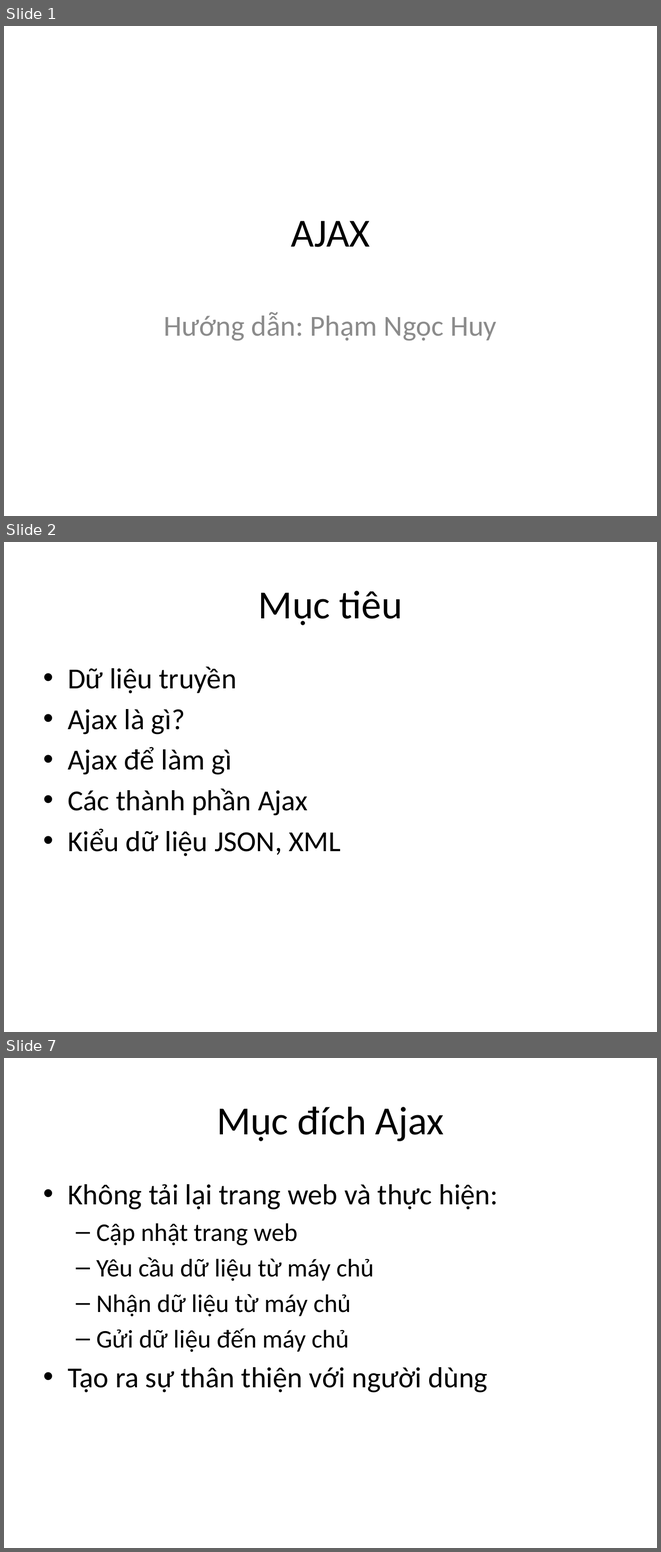
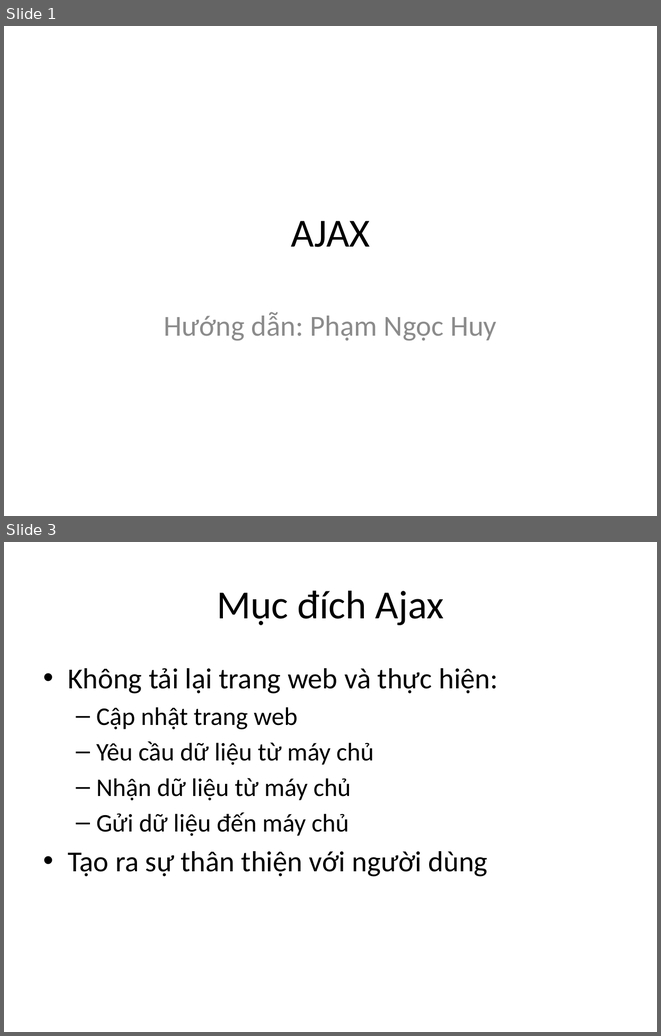
Before and after one commit to youngdeveloperVN/Laravel, a slide deck: youngdeveloper/backup/t3p tmp/3.JavaScript-jQuery-Ajax/ajax.pptx. Shown one above the other, each under a label of ours: slides 1, 2 and 7 before the commit, slides 1 and 3 after it; the slides between them are not shown. The pictures are 661x1552 and 661x1036 pixels, drawn with LibreOffice and Linux fonts; fonts in the diff are those of the drawing. Boxes give left, top, right and bottom in pixels: in the first picture for what was removed or moved away, otherwise in the second. Text is boxed around its words. In the diff, an @@ line names an element or a change of style, - is before the commit and + after.

Commit message:
update slide ajax

```diff
--- a/youngdeveloper/backup/t3p tmp/3.JavaScript-jQuery-Ajax/ajax.pptx
+++ b/youngdeveloper/backup/t3p tmp/3.JavaScript-jQuery-Ajax/ajax.pptx
@@ slide 2 removed at box(4, 542, 657, 1032), background #FFFFFF @@
@@ title removed at box(258, 591, 403, 625) @@
-Mục tiêu
@@ text removed at box(68, 667, 341, 856) @@
-• Dữ liệu truyền
-• Ajax là gì?
-• Ajax để làm gì
-• Các thành phần Ajax
-• Kiểu dữ liệu JSON, XML
@@ what was slide 7 is now slide 3 @@
```
Also in this commit, not shown: 1 slide changed, 1 slide added, 4 other slides removed.
